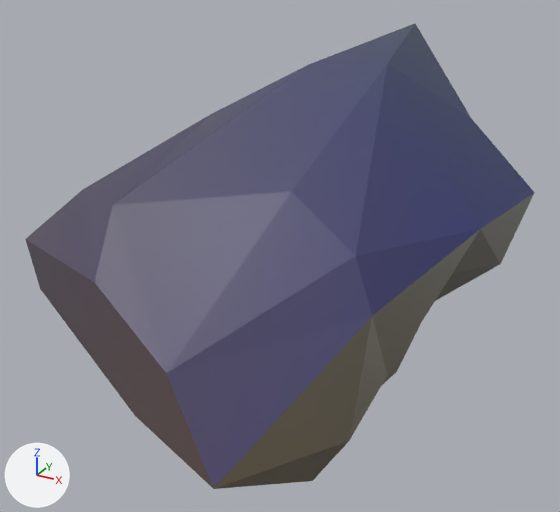
One commit to the FBX model Assets/3D/FBXs/Rock_01.fbx: the scene before it, then after it.
Both versions are drawn from a 50 mm lens placed at (1.54, -2.79, 1.94), pointed at (0.03, -0.04, 0.56). The lights are fixed; the arrows at lower left show +X, +Y and +Z. Where no turn or scale is listed for an object, it has been applied to the vertices.

Names of what the first picture shows: 'Rock_01'.
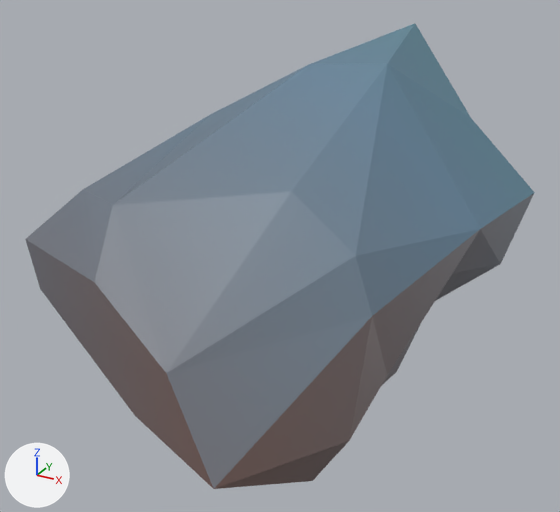
Location of each change, (x1, y1, x2, y2) in pixels of the pictures (560 x 512 px):
'Rock_01', recoloured: (25, 24, 535, 489) in both

The edits, one by one:
Picture 'atlas 4x4_2.png' (img_atlas_4x4_2_png) is new.
Material 'Unlit.001' (mat_unlit_001) is new.
Its texture is img_atlas_4x4_2_png.
me_cube has 50 vertices, 96 faces and spans x -0.93..0.98, y -1.0..0.93, z -0.36..1.49.
me_cube no longer uses material mat_unlit (picture img_atlas_4x4_png).
me_cube now uses material mat_unlit_001 (picture img_atlas_4x4_2_png).
